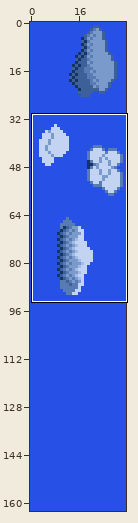
A pixel-art file gets an edit: sprites/clouds.aseprite. The picture above shows the old version from afar; the outline marks the close-up.
Close-up. First the earlier version:
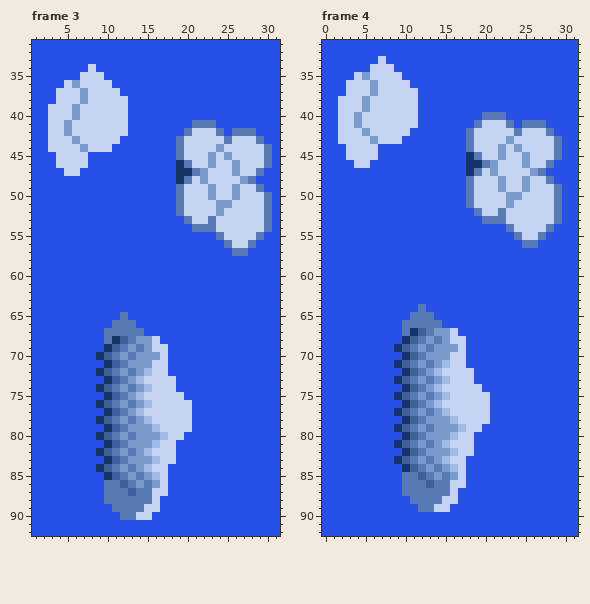
32x163 pixels, 4 frames. Shown: frame 3: x 1..31, y 31..92; frame 4: x 0..31, y 31..92. The commit also changed other frames or places, which this record leaves out.
New version:
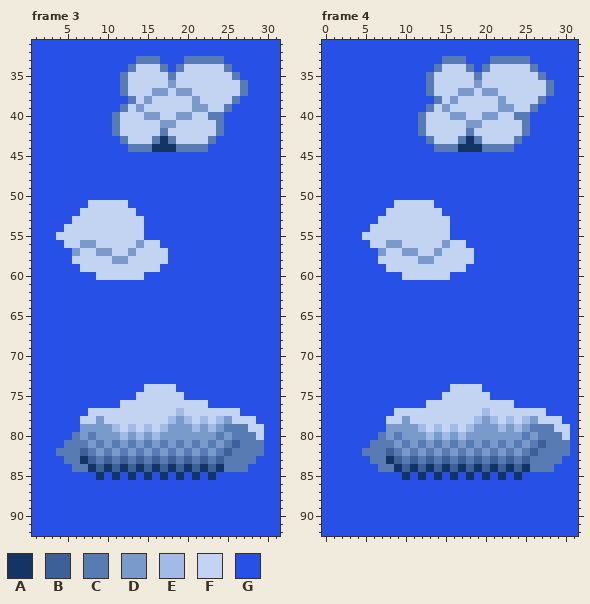
Palette (. is transparent): A #143466  B #3d6099  C #597bb3  D #7a9acc  E #a1bbe6  F #c2d4f2  G #2750e6
The author wrote: tried some stuff with clouds, decided for sky
Changes in this commit:
layer "Clouds" added
Changed rows in their new state; - is an unchanged pixel.
Frame 3, layers "Clouds", "Layer 1":
first column x 3:
33 -----------CCC---CCCCC------
34 -----G----CFFFC-CFFFFFC-----
35 ----GGG--CFFFFFCFFFFFFFC----
36 --GGGGGG-CFFFFFDFFFFFFFFC---
37 -GGGGGGGGCFFFDDFDDFFFFFFC---
38 -GGGGGGGGGCFDFFFFFDFFFFC----
39 GGGGGGGGGCFDFFFFFFDDFFC-----
40 GGGGGGGGC-FFDDFFDDFFCC------
41 GGGGGGGGC-FFFFDDFFFFFC------
42 GGGGGGGGC-FFFFCFFF-----GGG--
43 GGGGGGGGGCFFFCACF---CGGGGGG-
44 GGGGGGGG--CCCAAA-CCCGGGGGGGG
45 -GGGG-----------GGGGGGGGGGGG
46 -GGGG-----------GGGGGGGGGGGG
47 --GG------------GGGGGGGGGGG-
48 ----------------GGGGGGGGGG--
49 ----------------GGGGGGGGGGG-
50 ----------------GGGGGGGGGGGG
51 -----FFFFF------GGGGGGGGGGGG
52 ----FFFFFFF-----GGGGGGGGGGGG
53 ---FFFFFFFFF-----GGGGGGGGGGG
54 --FFFFFFFFFF------GGGGGGGGGG
55 -FFFFFFFFFFF---------GGGGGG-
56 --FFDDFFFFFDFF--------GGGG--
57 ---DFFDDFFDFFFF--------GG---
58 ---FFFFFDDFFFFF-------------
59 ----FFFFFFFFFF--------------
60 ------FFFFFF----------------
first column x 4:
65 --------G-----------------
66 -------GGG----------------
67 ------GGGGG---------------
68 ------GGGGGGG-------------
69 ------GGGGGGGG------------
70 -----GGGGGGGGG------------
71 ------GGGGGGGG------------
72 -----GGGGGGGGG------------
73 ------GGGGGGGGG-----------
74 -----GGGGGGF--------------
75 ------GGGGF---------------
76 -----GGGFFFF-----FF-------
77 ----FFFFFFF----E-FFFFFF---
78 ---FFDFFFFFF--EDEFEFEDFFF-
79 ---DDDDEFEFEFEDDDEDEDCCCFF
80 --CDCDDDEDE-EDDDDDDDCDCCCF
81 -CCCDCDCDC-CDCDCDCDCDCBCCC
82 CCCBCDCDCDCDCDCDCDCDCBCCCC
83 -CCABCBCBCBCBCBCBCBCBCCCC-
84 --CCABABABABABABABABACCC--
85 -----AGAGAGAGA-A-A-A------
86 ------GGGGGGGG------------
87 ------GGGGGGGG------------
88 ------GGGGGGG-------------
89 -------GGGGGG-------------
90 --------GGGG--------------
Frame 4, layers "Clouds", "Layer 1":
first column x 2:
33 -----G-------CCC---CCCCC----
34 ----GGG-----CFFFC-CFFFFFC---
35 --GGGGGG---CFFFFFCFFFFFFFC--
36 -GGGGGGGG--CFFFFFDFFFFFFFFC-
37 -GGGGGGGGG-CFFFDDFDDFFFFFFC-
38 GGGGGGGGGG--CFDFFFFFDFFFFC--
39 GGGGGGGGGG-CFDFFFFFFDDFFC---
40 GGGGGGGGGGCFFFDDFFDDFFCC----
41 GGGGGGGGGGCFFFFFDD---FF-GG--
42 GGGGGGGGG-CFFFFF------FCGGG-
43 GGGGGGGG---CFFFCAC---FCGGGGG
44 -GGGG-------CCCAAACCCCGGGGGG
45 -GGGG-----------GGGGGGGGGGGG
46 --GG------------GGGGGGGGGGG-
47 ----------------GGGGGGGGGG--
48 ----------------GGGGGGGGGGG-
49 ----------------GGGGGGGGGGGG
50 ----------------GGGGGGGGGGGG
51 -------FFFFF----GGGGGGGGGGGG
52 ------FFFFFFF----GGGGGGGGGGG
53 -----FFFFFFFFF----GGGGGGGGGG
54 ----FFFFFFFFFF-------GGGGGG-
55 ---FFFFFFFFFFF--------GGGG--
56 ----FFDDFFFFFDFF-------GG---
57 -----DFFDDFFDFFFF-----------
58 -----FFFFFDDFFFFF-----------
59 ------FFFFFFFFFF------------
60 --------FFFFFF--------------
first column x 5:
64 -------G------------------
65 ------GGG-----------------
66 -----GGGGG----------------
67 -----GGGGGGG--------------
68 -----GGGGGGGG-------------
69 ----GGGGGGGGG-------------
70 -----GGGGGGGG-------------
71 ----GGGGGGGGG-------------
72 -----GGGGGGGGG------------
73 ----GGGGGGGGGG------------
74 -----GGGGGG---------------
75 ----GGGGGGF---------------
76 -----GGGFF------FFF-------
77 ----FFFFFFF----EFFFFFFF---
78 ---FFDFFFFFF--EDEFEFEDFFF-
79 ---DDDDEFEFEFEDDDEDEDCCCFF
80 --CDCDDDE-EDEDDDDDDDCDCCCF
81 -CCCDCDCDCDCDCDCDCDCDCBCCC
82 CCCBCDCDC-CDCDCDCDCDCBCCCC
83 -CCABCBCBCBCBCBCBCBCBCCCC-
84 --CCABABABABABABABABACCC--
85 -----AGAGAGAGA-A-A-A------
86 -----GGGGGGGG-------------
87 -----GGGGGGG--------------
88 ------GGGGGG--------------
89 -------GGGG---------------
Where, in picture pixels (left, top, right, bottom), the same in both close-ups:
changed: (48, 56, 272, 280)
changed: (56, 312, 264, 520)
changed: (338, 56, 562, 280)
changed: (362, 304, 570, 512)
